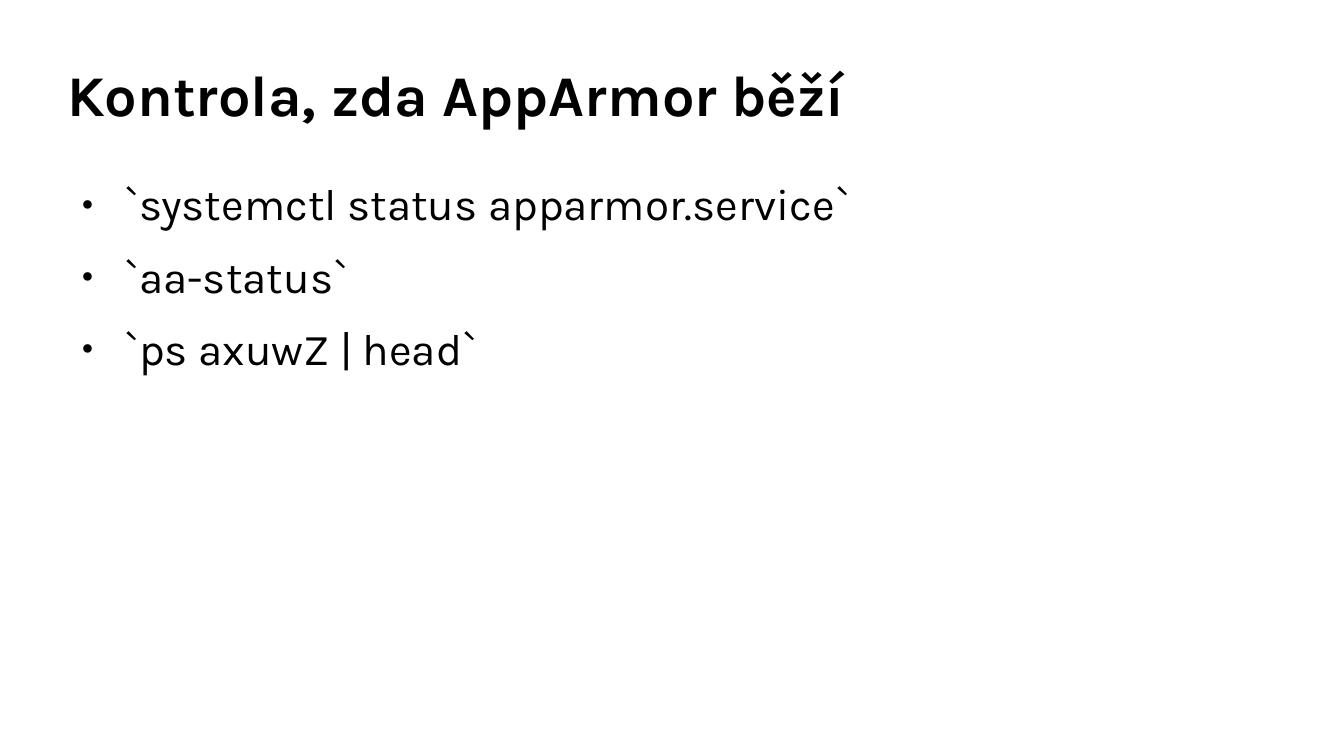
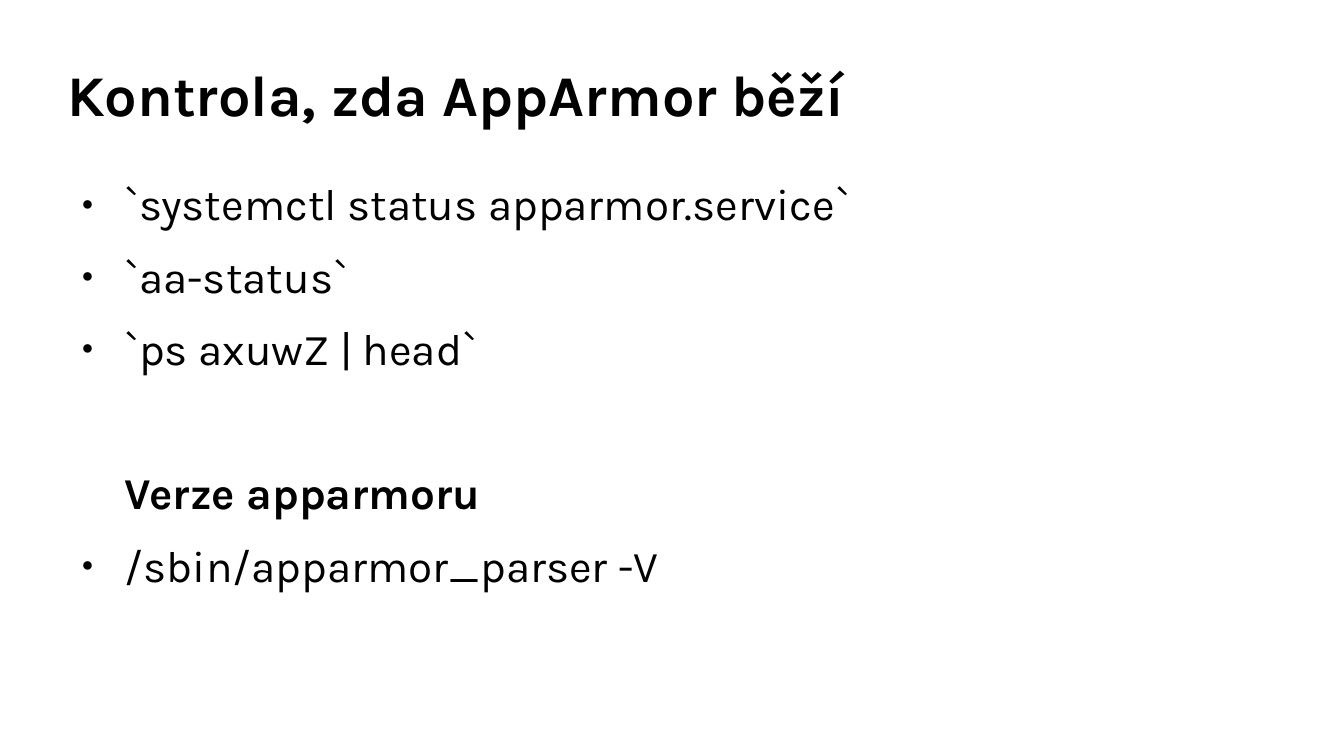
Before and after one commit to djz88/docs, a slide deck: slide 18 of apparmor/apparmor_openalt2017_extended.odp. Drawn at 1344x756 pixels with LibreOffice and Linux fonts; fonts in the diff are those of the drawing; background and template pictures are left out. Boxes give left, top, right and bottom in pixels: in the first picture for what was removed or moved away, otherwise in the second. Text is boxed around its words. In the diff, an @@ line names an element or a change of style, - is before the commit and + after.

Commit message:
apparmor openalt v.0.4

```diff
--- a/apparmor/apparmor_openalt2017_extended.odp
+++ b/apparmor/apparmor_openalt2017_extended.odp
@@ text at [125,480,658,593]: paragraphs added @@
+Verze apparmoru
+● /sbin/apparmor_parser -V
```
Also in this commit, not shown: 1 other slide changed, 3 slides added, 1 slide removed.
